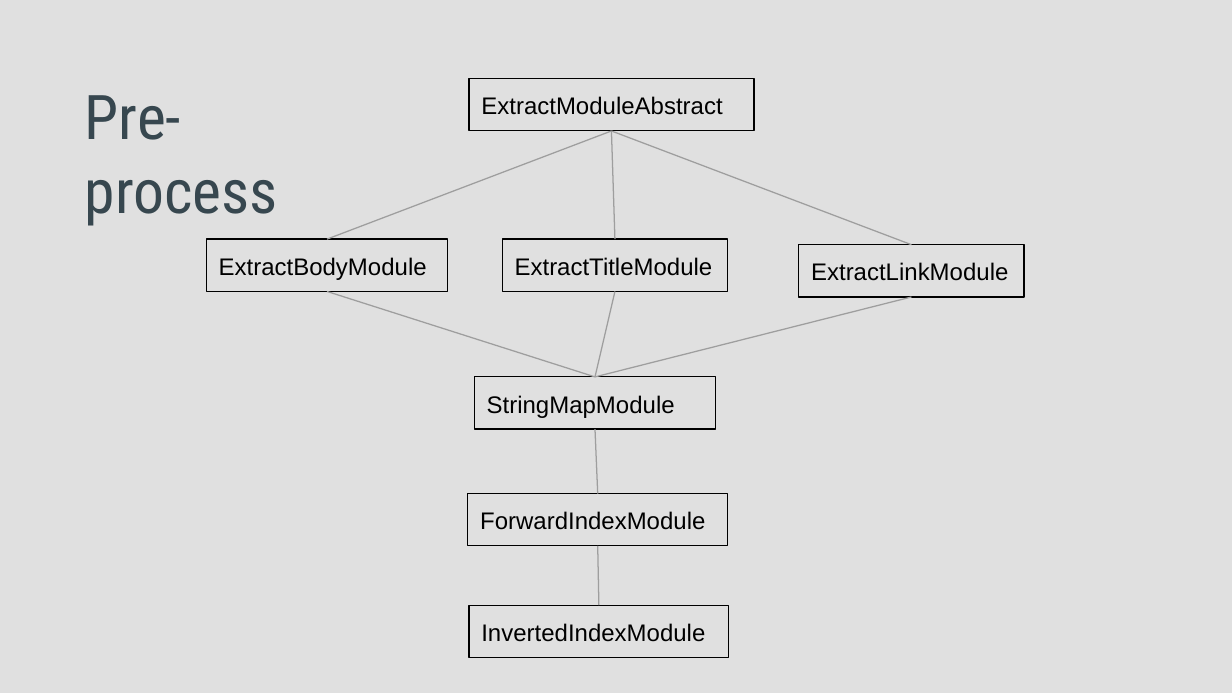
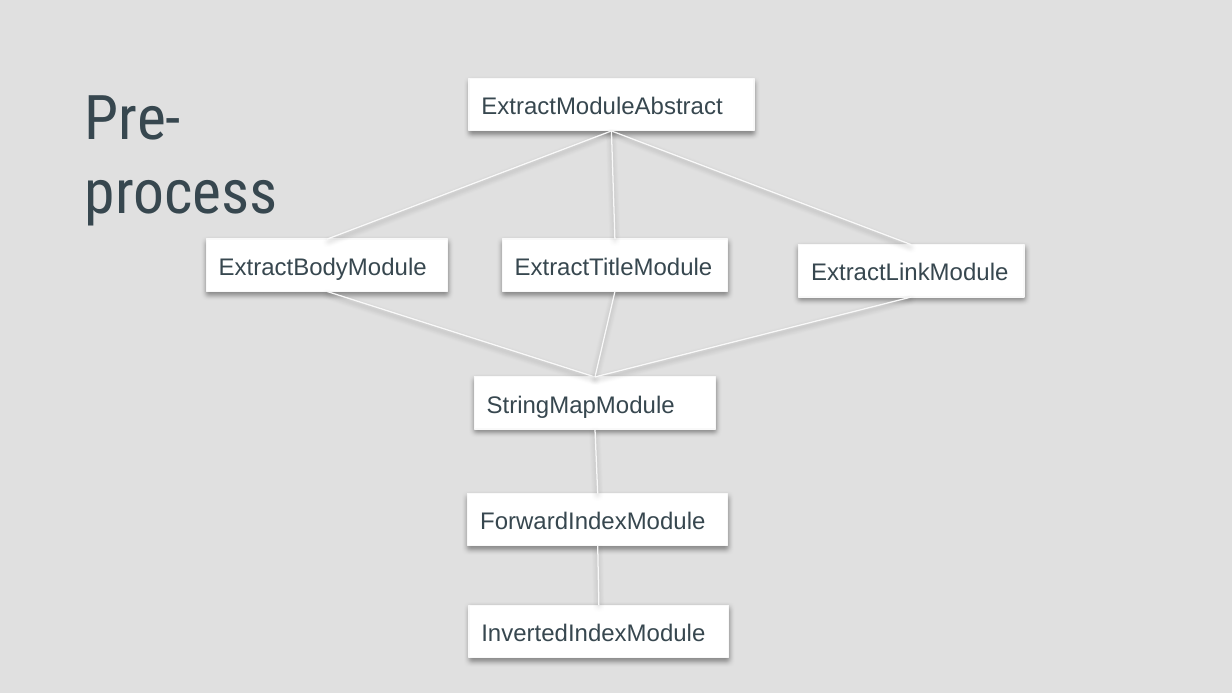
Before and after one commit to Tidesun/CS3343Project, a slide deck: slide 6 of Project Report/PPT/bug_report&&testing.pptx (slide 5 before the commit). Drawn at 1232x693 pixels with LibreOffice and Linux fonts; fonts in the diff are those of the drawing. Boxes give left, top, right and bottom in pixels: in the first picture for what was removed or moved away, otherwise in the second. Text is boxed around its words. In the diff, an @@ line names an element or a change of style, - is before the commit and + after.

```diff
--- a/Project Report/PPT/bug_report&&testing.pptx
+++ b/Project Report/PPT/bug_report&&testing.pptx
@@ line (611, 131) - (326, 239): stroke #9E9E9E 0.75 pt to #F9F9F9 0.75 pt @@
@@ line (611, 131) - (912, 245): stroke #9E9E9E 0.75 pt to #F9F9F9 0.75 pt @@
@@ line (611, 131) - (615, 239): stroke #9E9E9E 0.75 pt to #F9F9F9 0.75 pt @@
@@ line (326, 292) - (595, 377): stroke #9E9E9E 0.75 pt to #F9F9F9 0.75 pt @@
@@ line (615, 292) - (595, 377): stroke #9E9E9E 0.75 pt to #F9F9F9 0.75 pt @@
@@ line (595, 377) - (912, 297): stroke #9E9E9E 0.75 pt to #F9F9F9 0.75 pt @@
@@ line (595, 429) - (598, 494): stroke #9E9E9E 0.75 pt to #F9F9F9 0.75 pt @@
@@ line (598, 546) - (599, 605): stroke #9E9E9E 0.75 pt to #F9F9F9 0.75 pt @@
@@ text colour #000000 to #37474F; fill none to #FFFFFF; outline #000000 0.75 pt to #F9F9F9 0.75 pt; shadow on in 7 elements at box(469, 79, 754, 131), box(207, 239, 448, 291), box(503, 239, 728, 291), box(798, 245, 1024, 297), box(474, 377, 716, 429), box(468, 494, 728, 546), box(469, 605, 729, 657) @@
```
Also in this commit, not shown: 7 other slides changed, 1 slide added, 1 other file.
